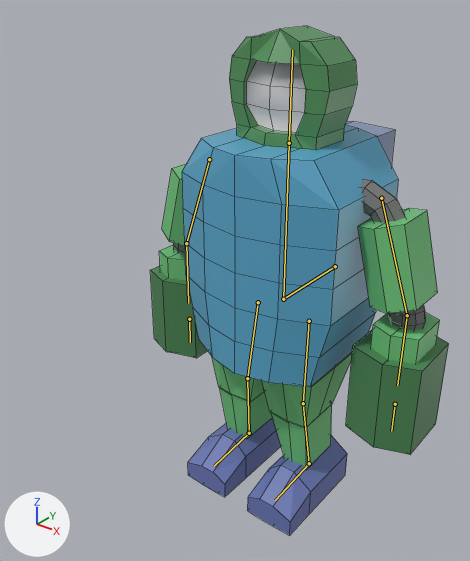
An edit to the Blender file assets/blend/player.blend, drawn before and after from the same camera.
Both versions are drawn from a 50 mm lens placed at (6.17, -9.2, 4.64), pointed at (-0.61, -0.73, -0.61). Arrows for +X, +Y and +Z are at lower left; the lights stay in place. The bones that bend it are drawn over the model as lines. Mesh edges are drawn as thin lines.

Names of what the first picture shows: 'torso'.
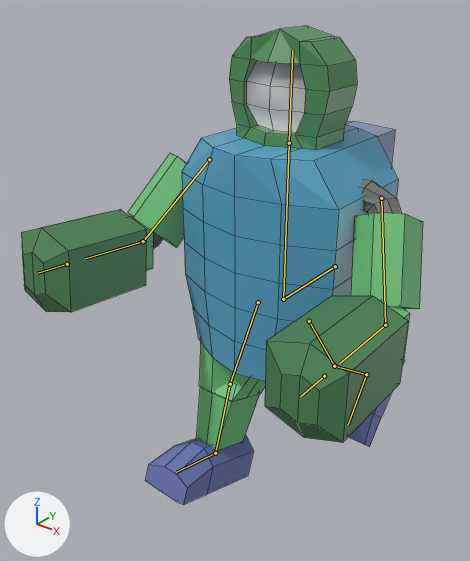
The newer file adds an action. The first version stands in its rest pose; the second is drawn at frame 10 of the action 'walk'.

Location of each change, (x1, y1, x2, y2) in pixels of the pictures (470 x 561 px):
'torso', posed (34% wider)
    before: (150, 26, 449, 535)
    after: (21, 26, 423, 505)
bone 'upper_arm.L', root to tip
    before: (381, 198) to (407, 315)
    after: (381, 198) to (385, 325)
bone 'forearm.L', root to tip
    before: (407, 315) to (397, 385)
    after: (385, 325) to (339, 363)
bone 'upper_arm.R', root to tip
    before: (209, 159) to (186, 243)
    after: (209, 159) to (143, 241)
bone 'forearm.R', root to tip
    before: (186, 243) to (188, 303)
    after: (143, 241) to (85, 258)
bone 'upper_leg.L', root to tip
    before: (309, 321) to (303, 403)
    after: (309, 321) to (334, 366)
bone 'lower_leg.L', root to tip
    before: (303, 403) to (309, 463)
    after: (334, 366) to (366, 374)
bone 'upper_leg.R', root to tip
    before: (258, 302) to (247, 378)
    after: (258, 302) to (230, 384)

The edits, one by one:
Bone 'upper_arm.L' (bone_upper_arm_l) turns from (0, 0, 0) to (24, -8, -2) degrees about its own x, y and z.
Bone 'forearm.L' (bone_forearm_l) turns from (0, 0, 0) to (65, 0, 0) degrees about its own x, y and z.
Bone 'upper_arm.R' (bone_upper_arm_r) turns from (0, 0, 0) to (38, 12, 4) degrees about its own x, y and z.
Bone 'forearm.R' (bone_forearm_r) turns from (0, 0, 0) to (55, 0, 0) degrees about its own x, y and z.
Bone 'upper_leg.L' (bone_upper_leg_l) turns from (0, 0, 0) to (40, 1, 3) degrees about its own x, y and z.
Bone 'lower_leg.L' (bone_lower_leg_l) turns from (0, 0, 0) to (10, 1, 0) degrees about its own x, y and z.
Bone 'upper_leg.R' (bone_upper_leg_r) turns from (0, 0, 0) to (-20, 1, -1) degrees about its own x, y and z.
